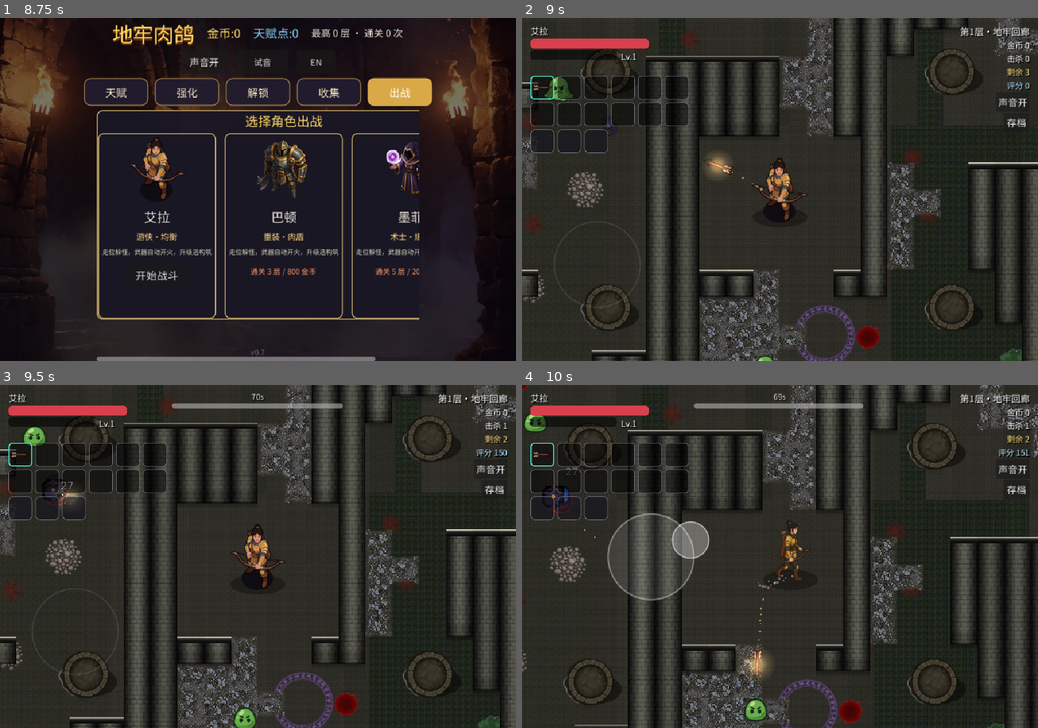
Above: before the commit, frames 1-4 (two rows, left to right).
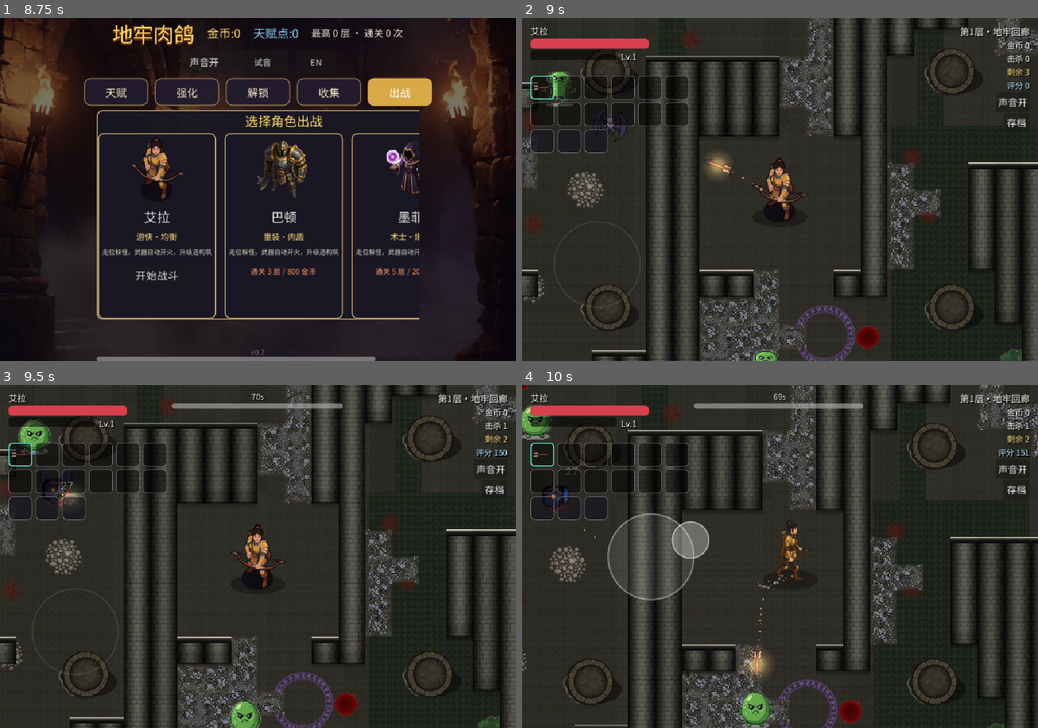
Above: after the commit, the same moments.

Repository: owlco001/dungeon-rogue-godot
Game: Godot game, scene res://scenes/lobby.tscn
Two runs of this game, one before a commit and one after it. Both use one fixed random seed, a clock stepped at 60 frames per second and the inputs below.
Inputs (mouse positions are in pixels of both pictures, inside the frame that each line leads up to):
- Up to frame 1 (8.75 s): click "声音开" at 0.5 s; click "声音关" at 1.25 s; click "试音" at 2 s; click "EN" at 2.75 s; click "Test" at 3.5 s; click "中文" at 4.25 s; click "天赋" at 5 s; click "强化" at 5.75 s; click "解锁" at 6.5 s; click "收集" at 7.25 s; click "出战" at 8 s
- Up to frame 2 (9 s): click "开始战斗" at 8.75 s
- Up to frame 3 (9.5 s): no input
- Up to frame 4 (10 s): drag from (651, 556) to (831, 481) at 9.52 s

Frame 1 is identical in both runs. In frame 2, 0.5% of the frame differs, in the area x 3-50%, y 15-100%; in frame 3, 0.7%; in frame 4, 0.7%, in the area x 0-49%, y 5-100%.

Commit message:
v0.8.17: 怪物移动帧（7种怪各2帧Agnes图生图+蛮兽待机重画），按移动/静止切换move/idle，新增enemy anim门禁

Diff:
--- a/scripts/enemy.gd
+++ b/scripts/enemy.gd
@@ -23,6 +23,15 @@
 	for i in range(2):
 		var p := "res://assets/sprites/enemies/enemy_%s_idle_%02d.png" % [eid, i]
 		sf.add_frame("idle", load(p) as Texture2D)
+	# v0.8.17：移动帧（enemy_<eid>_move_00/01）；缺失则不建 move 动画，调用方回退 idle
+	if ResourceLoader.exists("res://assets/sprites/enemies/enemy_%s_move_00.png" % eid):
+		sf.add_animation("move")
+		sf.set_animation_speed("move", 7.0)
+		sf.set_animation_loop("move", true)
+		for i in range(2):
+			var mp := "res://assets/sprites/enemies/enemy_%s_move_%02d.png" % [eid, i]
+			if ResourceLoader.exists(mp):
+				sf.add_frame("move", load(mp) as Texture2D)
 	_frames_cache[eid] = sf
 	return sf
 
@@ -80,6 +89,13 @@
 var _elite_t := 0.0
 
 @onready var sprite: AnimatedSprite2D = $AnimatedSprite2D
+
+
+## v0.8.17：按速度切换 move/idle（无 move 动画的怪保持 idle）
+func _update_move_anim() -> void:
+	var want_anim := "move" if velocity.length() > 25.0 else "idle"
+	if want_anim != sprite.animation and sprite.sprite_frames.has_animation(want_anim):
+		sprite.play(want_anim)
 
 
 func _ready() -> void:
@@ -214,6 +230,7 @@
 		velocity = Vector2.ZERO
 		move_and_slide()
 		sprite.rotation = sin(_wobble * 30.0) * 0.15
+		_update_move_anim()
 		return
 	sprite.rotation = 0.0
 
@@ -278,6 +295,7 @@
 	move_and_slide()
 
 	sprite.flip_h = dir.x < 0.0
+	_update_move_anim()
 	if fly:
 		# bat hover: gentle sine bob, no ground hop
 		sprite.position.y = -18.0 + sin(_wobble * 2.2) * 6.0
--- /dev/null
+++ b/test/check_enemy_anim.gd
@@ -0,0 +1,54 @@
+extends SceneTree
+## 怪物 move/idle 切换验证：每种怪建 move 动画 2 帧；追击时播 move，停下播 idle。
+
+var fails := 0
+
+func _check(name: String, cond: bool, info := "") -> void:
+	if cond:
+		print("PASS ", name, " | ", info)
+	else:
+		fails += 1
+		print("FAIL ", name, " | ", info)
+
+
+func _initialize() -> void:
+	_run.call_deferred()
+
+
+func _wait(secs: float) -> void:
+	var start := Time.get_ticks_msec()
+	while Time.get_ticks_msec() - start < int(secs * 1000.0):
+		await process_frame
+
+
+func _run() -> void:
+	var EnemyScript := load("res://scripts/enemy.gd")
+	var eids := ["slime", "bat", "skeleton", "brute", "spitter", "exploder", "gargoyle"]
+	for eid in eids:
+		var sf: SpriteFrames = EnemyScript.call("_shared_frames", eid)
+		var ok := sf.has_animation("move") and sf.get_frame_count("move") == 2
+		_check("move frames " + eid, ok,
+			"n=%d" % sf.get_frame_count("move") if sf.has_animation("move") else "no move anim")
+	# 行为切换：假玩家 + 真追击
+	var fake := Node2D.new()
+	fake.add_to_group("player")
+	fake.global_position = Vector2(400, 300)
+	root.add_child(fake)
+	var EnemyScene := load("res://scenes/enemy.tscn") as PackedScene
+	var e: Node2D = EnemyScene.instantiate()
+	e.set("enemy_id", "slime")
+	e.global_position = Vector2(100, 300)
+	root.add_child(e)
+	await _wait(0.5)
+	var sprite: AnimatedSprite2D = e.get_node("AnimatedSprite2D")
+	# 敌人在追击假玩家（距离 300），应播 move
+	for i in range(12):
+		await physics_frame
+	_check("move while chasing", sprite.animation == "move", sprite.animation)
+	# 眩晕 -> 原地不动 -> idle
+	e.set("stun_t", 2.0)
+	for i in range(12):
+		await physics_frame
+	_check("idle when stopped", sprite.animation == "idle", sprite.animation)
+	print("ENEMY ANIM RESULT: ", "PASS" if fails == 0 else "FAIL")
+	quit(0 if fails == 0 else 1)
Binary file added: assets/sprites/enemies/enemy_bat_move_00.png
Not shown, added: assets/sprites/enemies/enemy_bat_move_00.png.import
Binary file added: assets/sprites/enemies/enemy_bat_move_01.png
Not shown, added: assets/sprites/enemies/enemy_bat_move_01.png.import
Binary file changed: assets/sprites/enemies/enemy_brute_idle_00.png
Binary file changed: assets/sprites/enemies/enemy_brute_idle_01.png
Binary file added: assets/sprites/enemies/enemy_brute_move_00.png
Not shown, added: assets/sprites/enemies/enemy_brute_move_00.png.import
Binary file added: assets/sprites/enemies/enemy_brute_move_01.png
Not shown, added: assets/sprites/enemies/enemy_brute_move_01.png.import
Binary file added: assets/sprites/enemies/enemy_exploder_move_00.png
Not shown, added: assets/sprites/enemies/enemy_exploder_move_00.png.import
(and 21 more such lines)
